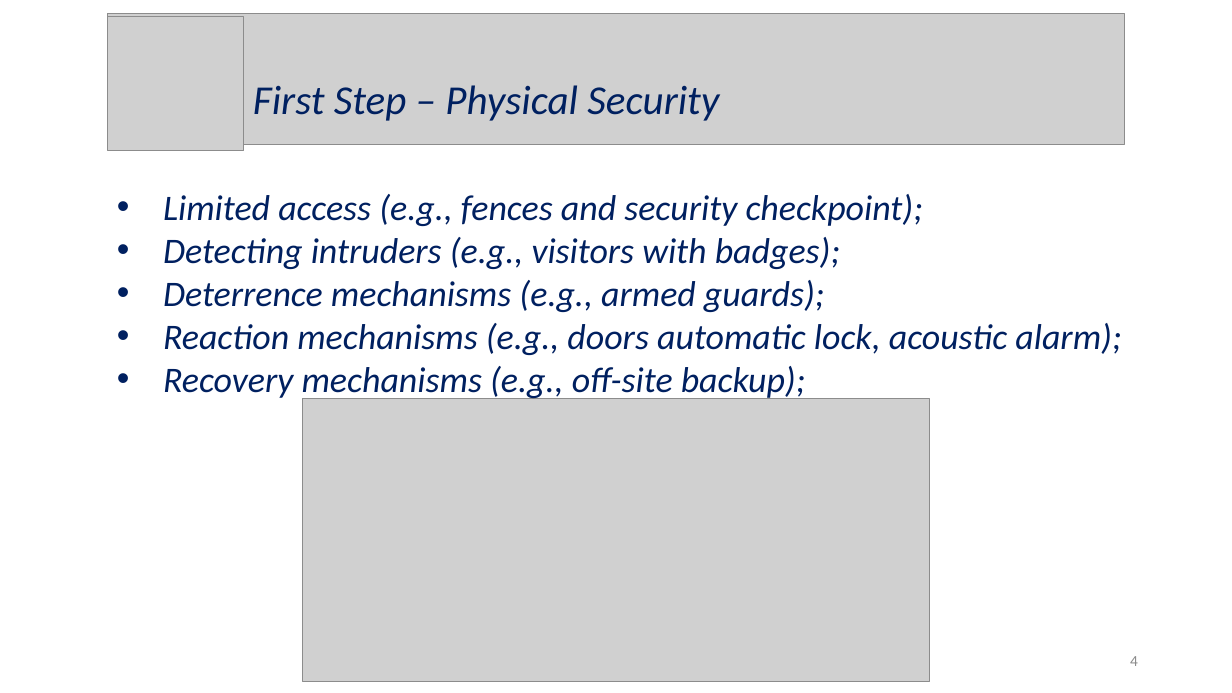
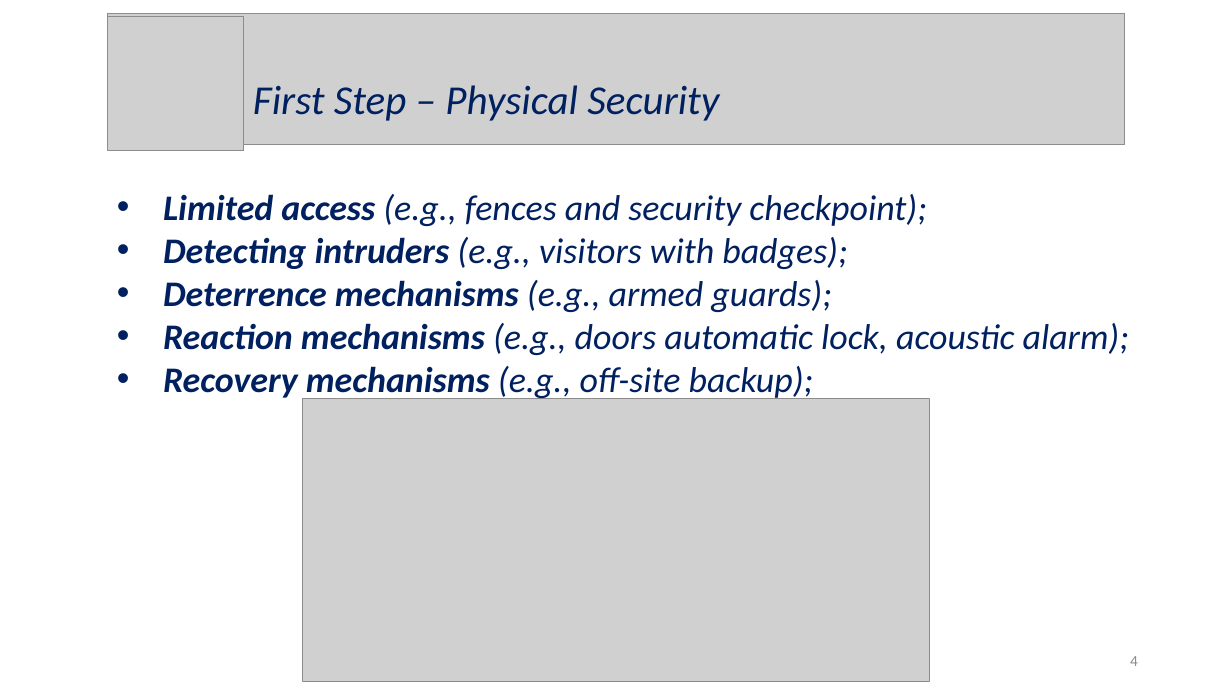
Before and after one commit to Wonderjack996/unimib-software-architecture, a slide deck: slide 4 of Approfondimento - Security/Presentazione - Savazzi.pptx. Drawn at 1232x693 pixels with LibreOffice and Linux fonts; fonts in the diff are those of the drawing; grey boxes stand for pictures. Boxes give left, top, right and bottom in pixels: in the first picture for what was removed or moved away, otherwise in the second. Text is boxed around its words. In the diff, an @@ line names an element or a change of style, - is before the commit and + after.

```diff
--- a/Approfondimento - Security/Presentazione - Savazzi.pptx
+++ b/Approfondimento - Security/Presentazione - Savazzi.pptx
@@ text "Limited access (e.g., fences and ..." at (163, 194, 1129, 402): bold on in "Limited access", "Detecting intruders", "Deterrence mechanisms", "Reaction mechanisms" and 1 more places @@
```
Also in this commit, not shown: 2 other slides changed, 2 slides added, 7 other files.
